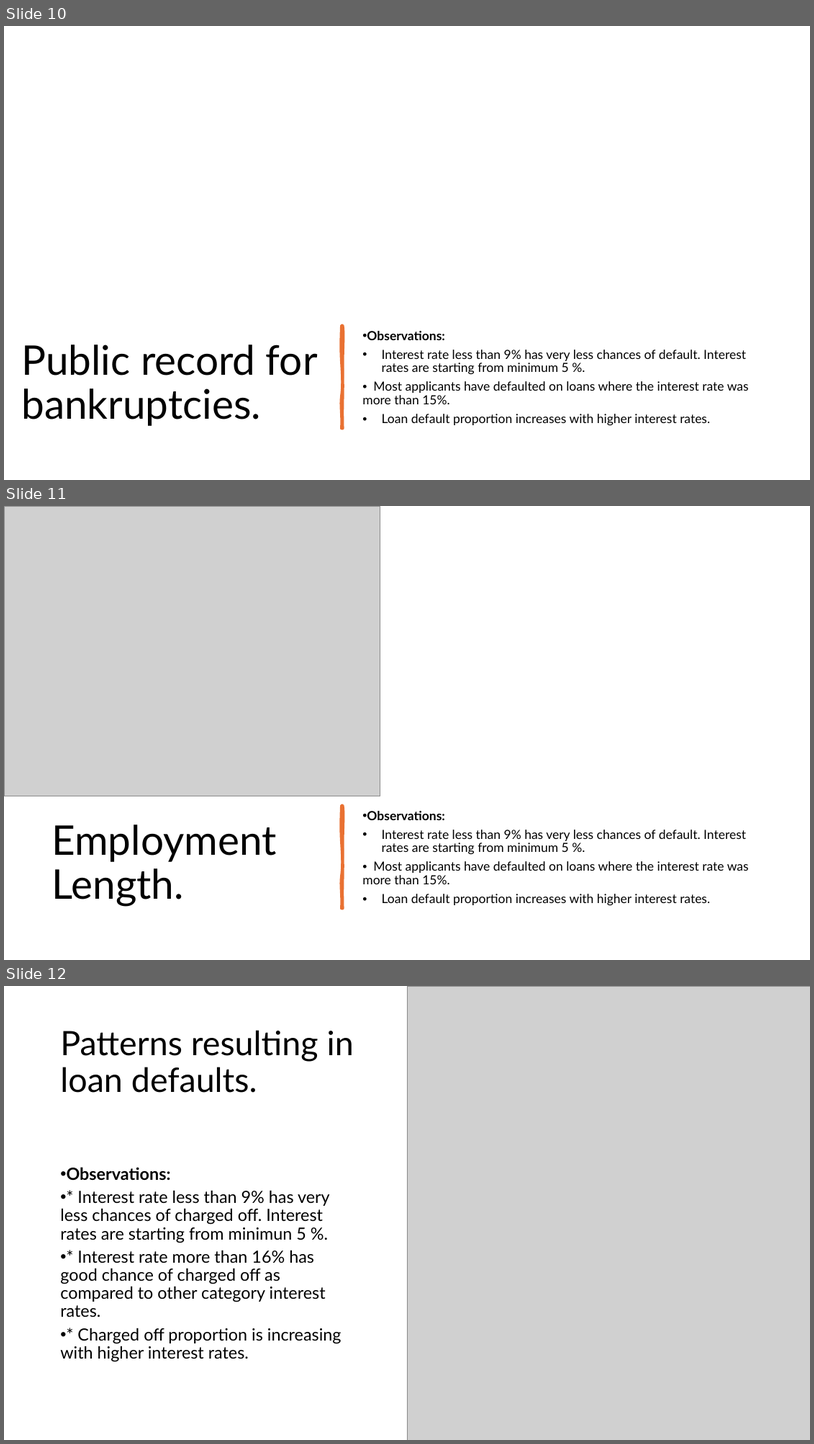
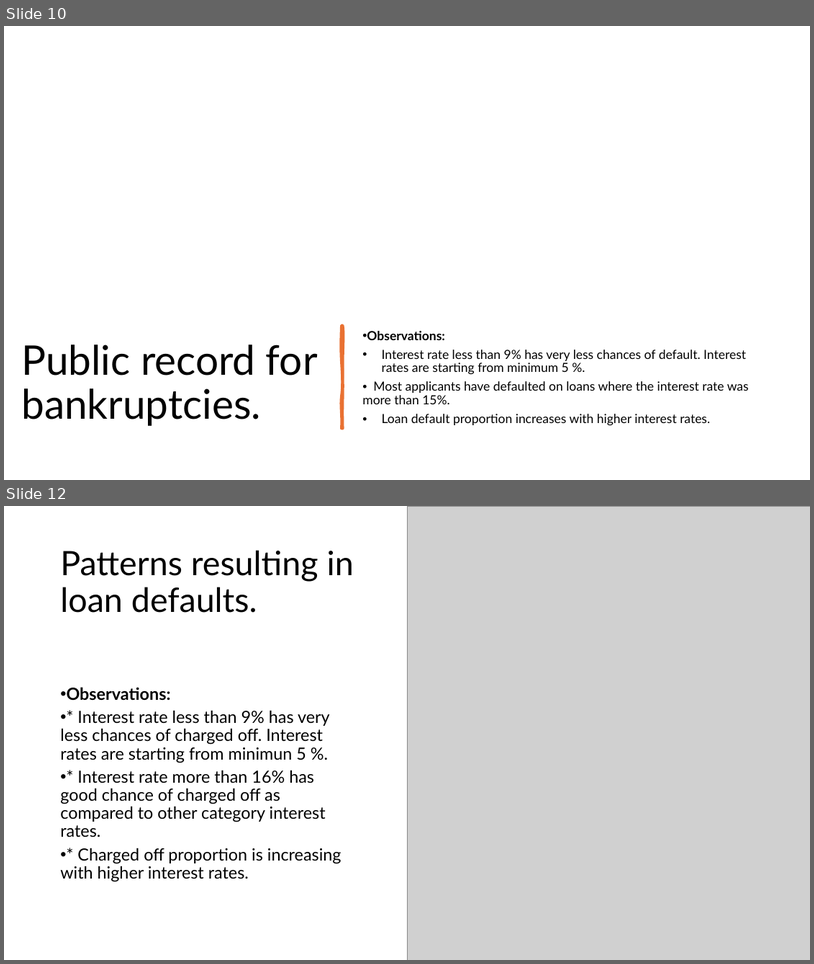
Before and after one commit to cyberpirate92/lending-club-case-study, a slide deck: Lending Club Case Study.pptx. Shown one above the other, each under a label of ours: slides 10, 11 and 12 before the commit, slides 10 and 12 after it; the slides between them are not shown. The pictures are 814x1444 and 814x964 pixels, drawn with LibreOffice and Linux fonts; fonts in the diff are those of the drawing; grey boxes stand for pictures. Boxes give left, top, right and bottom in pixels: in the first picture for what was removed or moved away, otherwise in the second. Text is boxed around its words. In the diff, an @@ line names an element or a change of style, - is before the commit and + after.

```diff
--- a/Lending Club Case Study.pptx
+++ b/Lending Club Case Study.pptx
@@ slide 11 removed at <box>4,506,810,960</box>, background #FFFFFF @@
@@ picture removed at <box>4,506,381,796</box> @@
@@ freeform shape removed at <box>342,806,343,908</box> @@
@@ title removed at <box>52,824,276,906</box> @@
-Employment Length.
@@ text removed at <box>363,811,749,905</box> @@
-• Observations:
-• Interest rate less than 9% has very less chances of default. Interest rates are starting from minimum 5 %.
-• Most applicants have defaulted on loans where the interest rate was more than 15%.
-• Loan default proportion increases with higher interest rates.
```
Also in this commit, not shown: 1 slide added, 1 other file.
